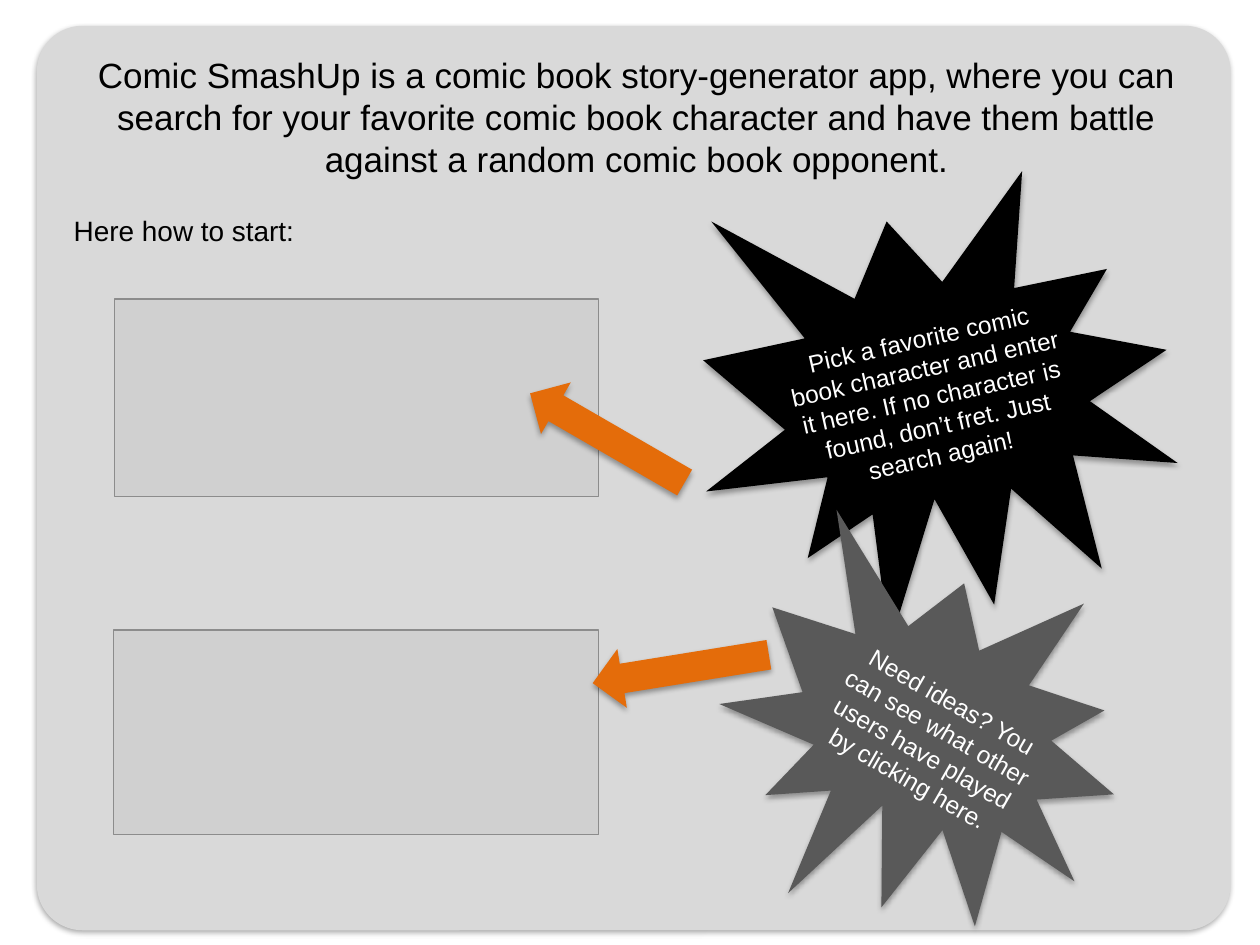
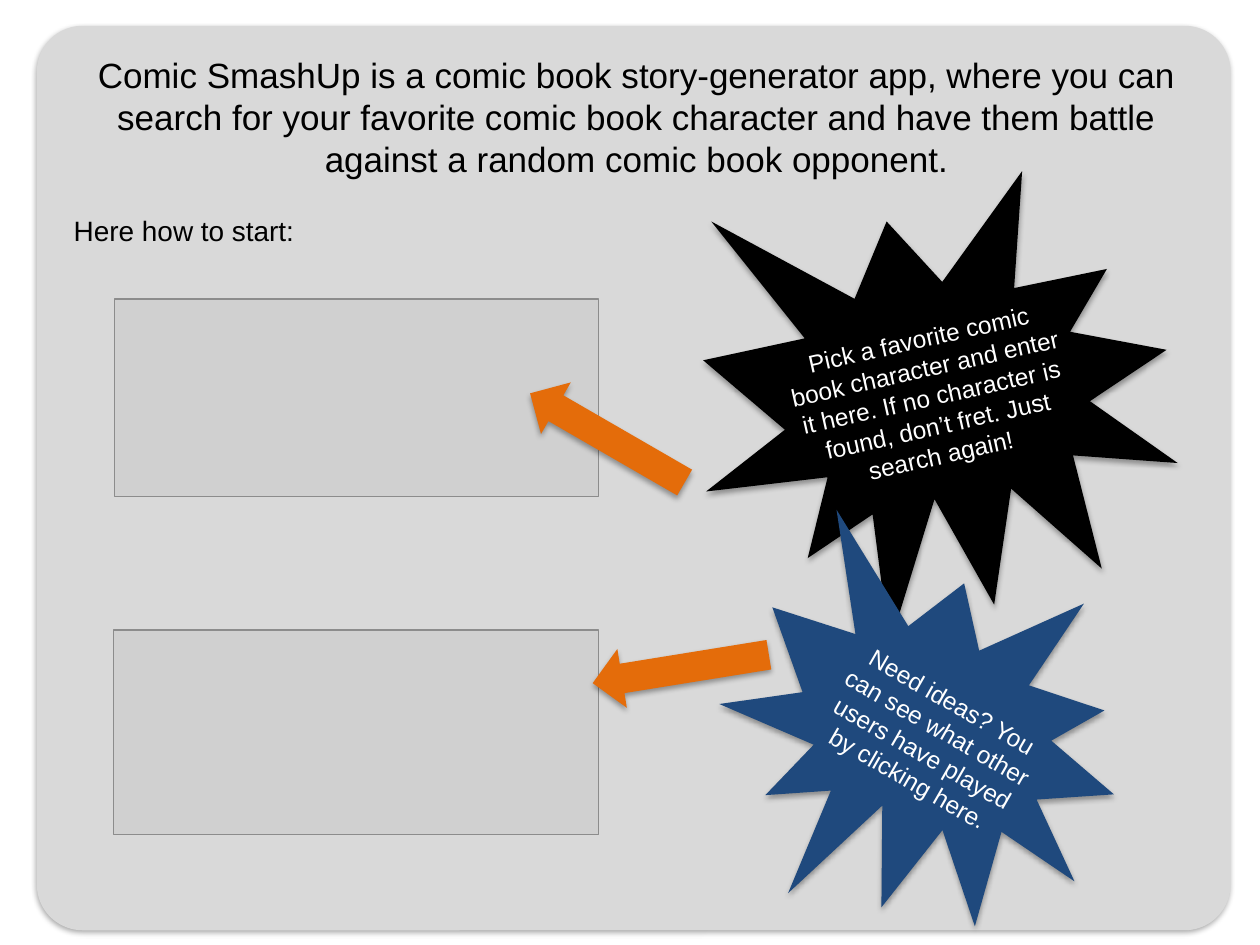
Before and after one commit to karynntran/comic-vs-comic, a slide deck: slide 1 of instructions.pptx. Drawn at 1260x945 pixels with LibreOffice and Linux fonts; fonts in the diff are those of the drawing; grey boxes stand for pictures. Boxes give left, top, right and bottom in pixels: in the first picture for what was removed or moved away, otherwise in the second. Text is boxed around its words. In the diff, an @@ line names an element or a change of style, - is before the commit and + after.

```diff
--- a/instructions.pptx
+++ b/instructions.pptx
@@ freeform shape at (653, 470, 1197, 945): fill #595959 to #1F497D @@
```
Also in this commit, not shown: 2 other files.
